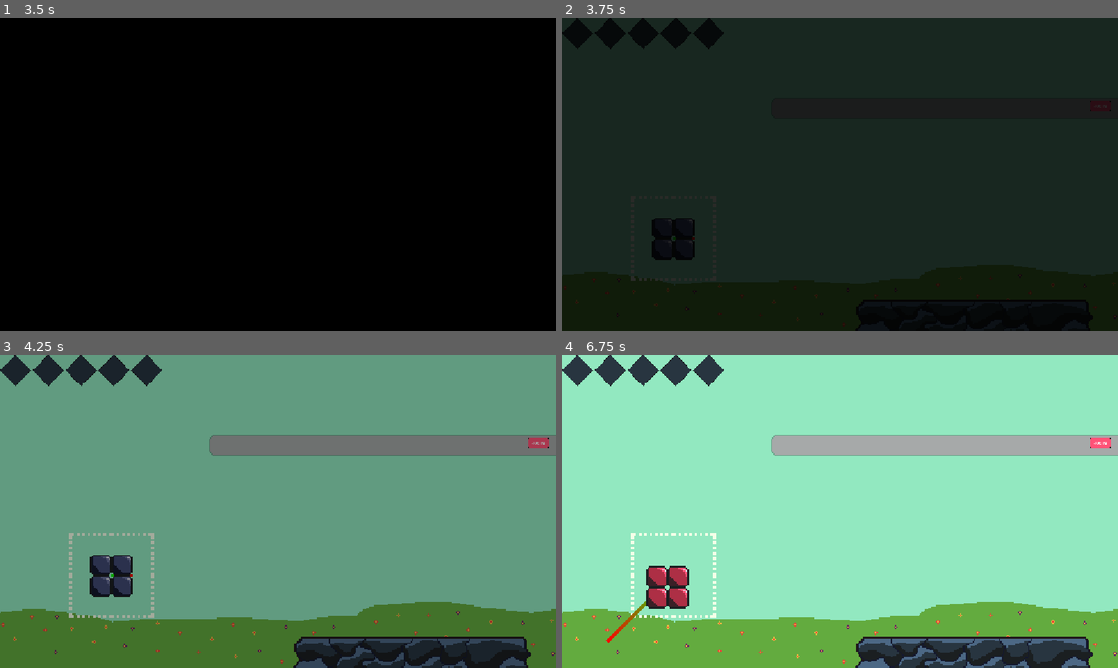
Above: before the commit, frames 1-4 (two rows, left to right).
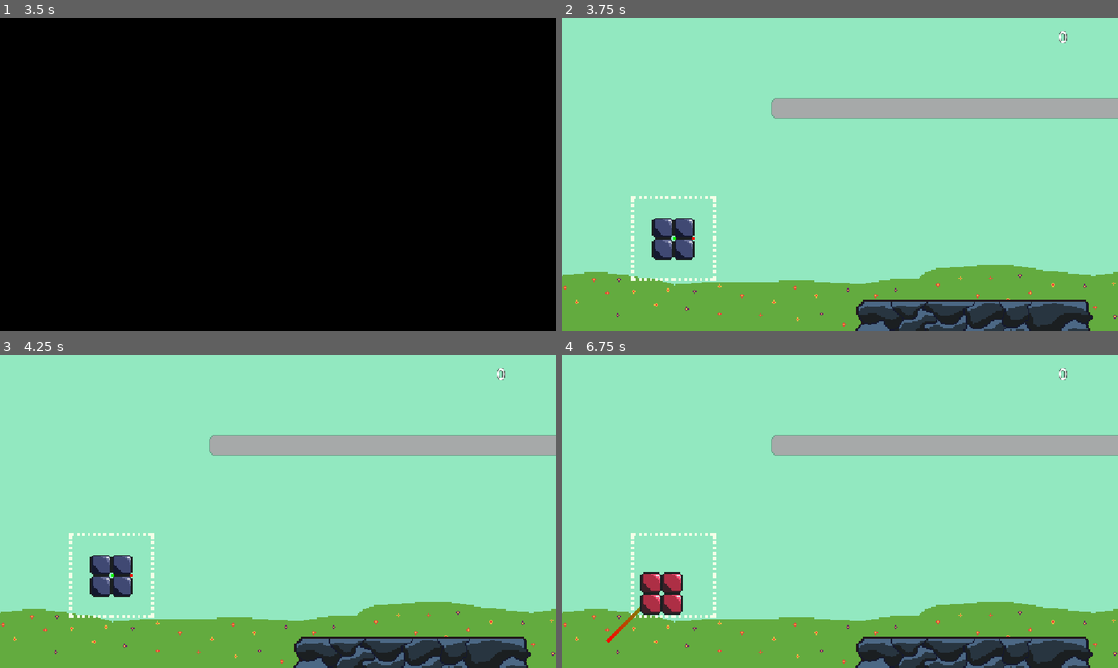
Above: after the commit, the same moments.

Repository: tylergreg95/godot-wild-jam-99
Game: Godot game, scene res://StartMenu/start_menu.tscn
The game is run twice, just before and just after one commit, with the same random seed, the same clock (stepped at 60 frames per second) and the same inputs.
Inputs (mouse positions are in pixels of both pictures, inside the frame that each line leads up to):
- Up to frame 1 (3.5 s): click "PLAY" at 0.5 s; move the mouse to (400, 158) at 1.27 s; press the mouse at (400, 158) at 1.28 s; hold D (rotate_right) 1.28-2.03 s; move the mouse to (166, 190) at 2.02 s; release the mouse at (166, 190) at 2.03 s; hold A (rotate_left) 2.03-2.78 s; click (166, 190) at 2.1 s; tap Enter at 2.75 s; move the mouse to (333, 105) at 2.77 s; press the mouse at (333, 105) at 2.78 s; hold D (rotate_right) from 2.78 s (still down)
- Up to frame 2 (3.75 s): keep holding D (rotate_right); tap Space at 3.5 s; move the mouse to (812, 237) at 3.52 s; release the mouse at (812, 237) at 3.53 s; click (812, 237) at 3.6 s
- Up to frame 3 (4.25 s): keep holding D (rotate_right)
- Up to frame 4 (6.75 s): move the mouse to (673, 577) at 4.27 s; release D (rotate_right) at 4.28 s; press the mouse at (673, 577) at 4.28 s; hold A (rotate_left) 4.28-6.53 s; tap Enter at 5 s; move the mouse to (673, 464) at 5.02 s; release the mouse at (673, 464) at 5.03 s; click (673, 464) at 5.1 s; move the mouse to (673, 577) at 5.77 s; press the mouse at (673, 577) at 5.78 s; tap Space at 6.5 s; move the mouse to (756, 433) at 6.52 s; release the mouse at (756, 433) at 6.53 s; hold D (rotate_right) from 6.53 s (still down); click (756, 433) at 6.6 s

Frame 1 is identical in both runs. In frame 2, 100% of the frame differs, in the area x 0-100%, y 0-100%; in frame 3, 96%; in frame 4, 2.7%.

Commit message:
scoring

Diff:
--- a/Level/height_goal.gd
+++ /dev/null
@@ -1,4 +0,0 @@
-extends Area2D
-
-func set_height_label_text(height: float) -> void:
-	$TextureRect/Label.text = "%.0f" % height + " m"
--- a/Level/height_goal.tscn
+++ b/Level/height_goal.tscn
@@ -1,17 +1,11 @@
 [gd_scene format=3 uid="uid://ba1v7jol1ak3s"]
 
-[ext_resource type="Script" uid="uid://bc2yvnpghkeqn" path="res://Level/height_goal.gd" id="1_0fumh"]
-[ext_resource type="Texture2D" uid="uid://bld1trcoaeqgn" path="res://Art/godotwild99_ui_label.png" id="1_jlejy"]
 [ext_resource type="Texture2D" uid="uid://b88oeleyj0otg" path="res://Art/godotwild99_goal_bar.png" id="2_0fumh"]
 
 [sub_resource type="RectangleShape2D" id="RectangleShape2D_pakj4"]
 size = Vector2(2771.5, 57)
 
-[sub_resource type="LabelSettings" id="LabelSettings_pakj4"]
-font_size = 14
-
 [node name="HeightGoal" type="Area2D" unique_id=993445748]
-script = ExtResource("1_0fumh")
 
 [node name="CollisionShape2D" type="CollisionShape2D" parent="." unique_id=469441296]
 position = Vector2(-411.25, -0.5)
@@ -23,20 +17,3 @@
 position = Vector2(653.99994, 0)
 scale = Vector2(4, 4)
 texture = ExtResource("2_0fumh")
-
-[node name="TextureRect" type="TextureRect" parent="." unique_id=317875558]
-offset_left = 340.0
-offset_top = -23.0
-offset_right = 404.0
-offset_bottom = 9.0
-texture = ExtResource("1_jlejy")
-
-[node name="Label" type="Label" parent="TextureRect" unique_id=491093466]
-layout_mode = 0
-offset_right = 64.0
-offset_bottom = 32.0
-text = "99999 m"
-label_settings = SubResource("LabelSettings_pakj4")
-horizontal_alignment = 1
-vertical_alignment = 1
-metadata/_edit_use_anchors_ = true
--- a/Level/level.gd
+++ b/Level/level.gd
@@ -3,6 +3,16 @@
 @onready var camera_2d: Camera2D = $Camera2D
 @onready var piece_spawner: Marker2D = $PieceSpawner
 @onready var screen_transition: ColorRect = $CanvasLayer/ScreenTransition
+@onready var score_text: Label = $CanvasLayer/ScoreText
+@onready var tower_manager: TowerManager = $TowerManager
+
+class ScoreData:
+	var value: float
+
+	func _init(my_value: float) -> void:
+		value = my_value
+
+var current_score: float = 0
 
 func _ready() -> void:
 	var screen_transition_tween: Tween = get_tree().create_tween()
@@ -13,3 +23,12 @@
 	camera_tween.tween_property(camera_2d, "global_position", camera_2d.global_position + Vector2(0, -400), 1.0)
 	camera_tween.play()
 	piece_spawner.move_local_y(-400)
+
+
+func _on_fetch_score_timer_timeout() -> void:
+	var new_score: float = -tower_manager.get_highest_piece_value()
+	if new_score == current_score:
+		return
+	var score_tween: Tween = get_tree().create_tween()
+	score_tween.tween_property(self, "current_score" ,new_score, .5)
+	score_tween.tween_method(func(val): score_text.text = str("%.0f" % float(val)), current_score, new_score, .5)
--- a/Level/level.tscn
+++ b/Level/level.tscn
@@ -7,6 +7,11 @@
 [ext_resource type="Script" uid="uid://kmqfh5dc0uk6" path="res://Level/death_area.gd" id="3_uawph"]
 [ext_resource type="PackedScene" uid="uid://cvxjyovty6tlw" path="res://Level/tower_manager.tscn" id="4_52x1o"]
 [ext_resource type="PackedScene" uid="uid://rpdhc7mc5ieg" path="res://UI/game_ui.tscn" id="7_d6qko"]
+
+[sub_resource type="LabelSettings" id="LabelSettings_pakj4"]
+font_size = 32
+outline_size = 4
+outline_color = Color(0, 0, 0, 1)
 
 [sub_resource type="RectangleShape2D" id="RectangleShape2D_pakj4"]
 size = Vector2(688, 274.8938)
@@ -23,6 +28,7 @@
 mouse_filter = 2
 
 [node name="ScreenTransition" type="ColorRect" parent="CanvasLayer" unique_id=1391700192]
+visible = false
 anchors_preset = 15
 anchor_right = 1.0
 anchor_bottom = 1.0
@@ -30,6 +36,18 @@
 grow_vertical = 2
 mouse_filter = 2
 color = Color(0, 0, 0, 1)
+
+[node name="ScoreText" type="Label" parent="CanvasLayer" unique_id=1257871777]
+anchors_preset = 1
+anchor_left = 1.0
+anchor_right = 1.0
+offset_left = -123.0
+offset_top = 16.0
+offset_right = -26.0
+offset_bottom = 39.0
+grow_horizontal = 0
+text = "0"
+label_settings = SubResource("LabelSettings_pakj4")
 
 [node name="Sprite2D" type="Sprite2D" parent="." unique_id=1706847154]
 position = Vector2(0, -3703.915)
@@ -66,5 +84,10 @@
 
 [node name="TowerManager" parent="." unique_id=1520560073 instance=ExtResource("4_52x1o")]
 
+[node name="FetchScoreTimer" type="Timer" parent="." unique_id=879531822]
+wait_time = 0.5
+autostart = true
+
 [connection signal="body_entered" from="DeathArea" to="DeathArea" method="_on_body_entered"]
 [connection signal="goal_completed" from="TowerManager" to="." method="_on_tower_manager_goal_completed"]
+[connection signal="timeout" from="FetchScoreTimer" to="." method="_on_fetch_score_timer_timeout"]
--- a/Level/tower_manager.gd
+++ b/Level/tower_manager.gd
@@ -4,13 +4,12 @@
 signal goal_completed()
 
 @export var height_goal_delta: float = 400
+@export var tower_pieces_in_tower: Array[TowerPiece] = []
 
 const X_OFFSET: float = 450.0
 
 var current_height_goal: float = 0
 var height_goal_area: PackedScene = preload("uid://ba1v7jol1ak3s")
-
-@export var tower_pieces_in_tower: Array[TowerPiece] = []
 var current_height_goal_instance: Area2D
 
 func _ready() -> void:
@@ -20,7 +19,6 @@
 	current_height_goal += height_goal_delta
 	var next_goal: Area2D = height_goal_area.instantiate()
 	next_goal.global_position = Vector2(X_OFFSET, -current_height_goal)
-	next_goal.set_height_label_text(current_height_goal)
 	add_child(next_goal)
 	next_goal.body_entered.connect(handle_height_goal_entered)
 	return next_goal
@@ -52,3 +50,14 @@
 func freeze_current_tower() -> void:
 	for tower_piece: TowerPiece in tower_pieces_in_tower:
 		tower_piece.freeze = true
+
+func get_highest_piece_value() -> float:
+	var max_height = 0
+	if len(tower_pieces_in_tower) <= 0:
+		return 0
+	for piece: TowerPiece in tower_pieces_in_tower:
+		if not piece.has_landed:
+			continue
+		if piece.position.y < max_height:
+			max_height = piece.position.y
+	return max_height
--- a/TowerPieces/piece_spawner.gd
+++ b/TowerPieces/piece_spawner.gd
@@ -39,9 +39,5 @@
 func update_direction_line(piece_pos: Vector2):
 	line_2d.set_point_position(1, global_position - piece_pos)
 	var pull_distance = global_position.distance_to(piece_pos)
-	print(pull_distance)
 	var pull_color: Color = Color(pull_distance/282.5,0,0)
-
 	line_2d.gradient.set_color(1, pull_color)
-
-	#line_2d.gradient.set_color(1, )
--- a/TowerPieces/tower_piece.gd
+++ b/TowerPieces/tower_piece.gd
@@ -4,7 +4,7 @@
 signal piece_landed()
 signal position_changed(pos: Vector2)
 
-@export var launch_force: float = 6.0
+@export var launch_force: float = 6.5
 @export var max_x_drag: float = 200.0
 
 var mouse_in_piece: bool = false
--- a/UI/game_ui.tscn
+++ b/UI/game_ui.tscn
@@ -1,6 +1,4 @@
 [gd_scene format=3 uid="uid://rpdhc7mc5ieg"]
-
-[ext_resource type="Texture2D" uid="uid://7lbbbr35nbc0" path="res://Art/godotwild99_heart_empty.png" id="1_mp46i"]
 
 [node name="GameUI" type="Control" unique_id=1906126782]
 layout_mode = 3
@@ -9,33 +7,3 @@
 anchor_bottom = 1.0
 grow_horizontal = 2
 grow_vertical = 2
-
-[node name="HBoxContainer" type="HBoxContainer" parent="." unique_id=1085964390]
-layout_mode = 1
-offset_right = 96.0
-offset_bottom = 40.0
-
-[node name="Heart_1" type="TextureRect" parent="HBoxContainer" unique_id=1090200688]
-layout_mode = 2
-texture = ExtResource("1_mp46i")
-stretch_mode = 4
-
-[node name="Heart_2" type="TextureRect" parent="HBoxContainer" unique_id=1826141867]
-layout_mode = 2
-texture = ExtResource("1_mp46i")
-stretch_mode = 4
-
-[node name="Heart_3" type="TextureRect" parent="HBoxContainer" unique_id=1846300704]
-layout_mode = 2
-texture = ExtResource("1_mp46i")
-stretch_mode = 4
-
-[node name="Heart_4" type="TextureRect" parent="HBoxContainer" unique_id=919217505]
-layout_mode = 2
-texture = ExtResource("1_mp46i")
-stretch_mode = 4
-
-[node name="Heart_5" type="TextureRect" parent="HBoxContainer" unique_id=996000107]
-layout_mode = 2
-texture = ExtResource("1_mp46i")
-stretch_mode = 4
Not shown, removed: Level/height_goal.gd.uid
